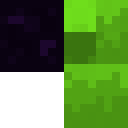
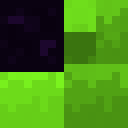
Layer changes from the first w=128, h=128 image to the second:
added layer "particle empty space fill" above "coloring" over 0, 72, 64, 128
